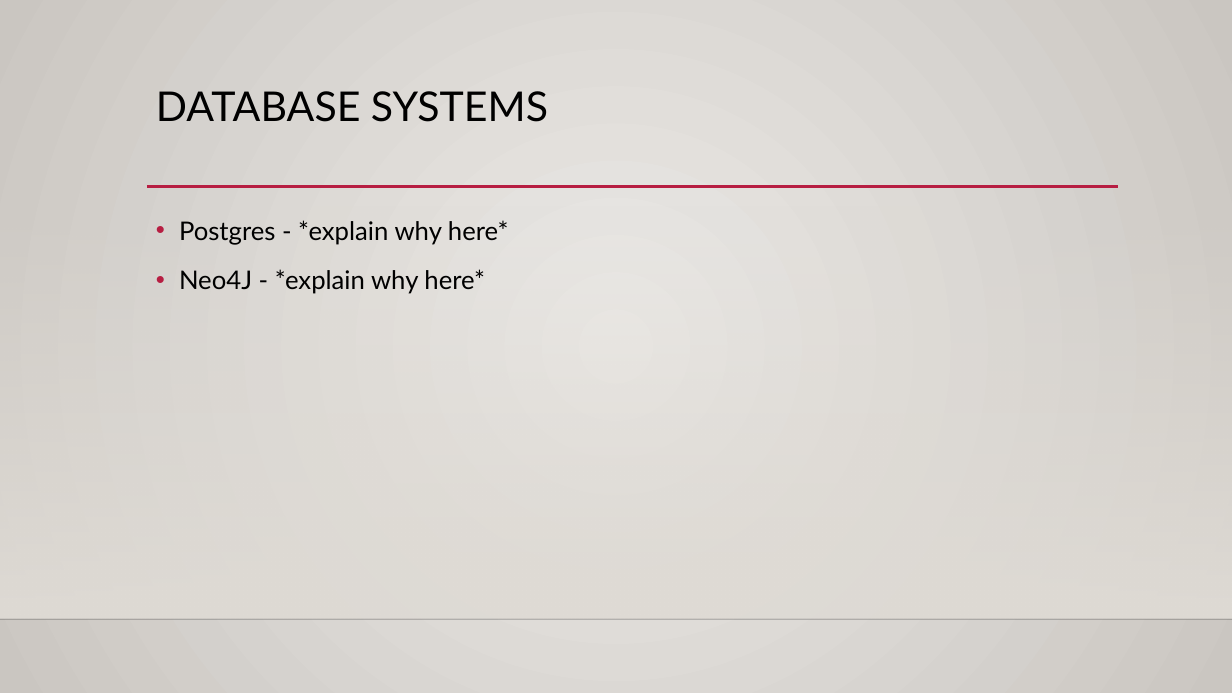
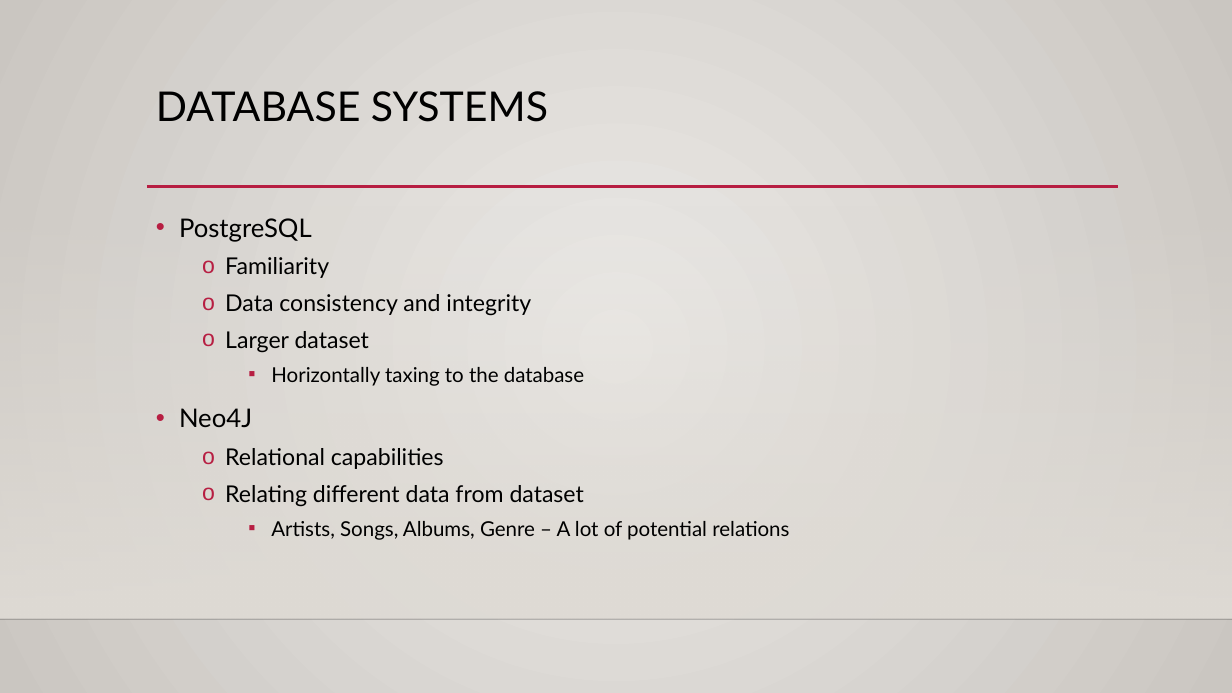
Before and after one commit to AMarinjo/song-suggest, a slide deck: slide 5 of SongSuggest.pptx. Drawn at 1232x693 pixels with LibreOffice and Linux fonts; fonts in the diff are those of the drawing; background and template pictures are left out. Boxes give left, top, right and bottom in pixels: in the first picture for what was removed or moved away, otherwise in the second. Text is boxed around its words. In the diff, an @@ line names an element or a change of style, - is before the commit and + after.

```diff
--- a/SongSuggest.pptx
+++ b/SongSuggest.pptx
@@ text at [179,218,789,540]: text changed; size 20 to 18 pt @@
-• Postgres - *explain why here*
-• Neo4J - *explain why here*
+• PostgreSQL
+  o Familiarity
+  o Data consistency and integrity
+  o Larger dataset
+    ▪ Horizontally taxing to the database
+• Neo4J
+  o Relational capabilities
+  o Relating different data from dataset
+    ▪ Artists, Songs, Albums, Genre – A lot of potential relations
```
Also in this commit, not shown: 6 other slides changed, 4 slides added, 2 slides removed.
